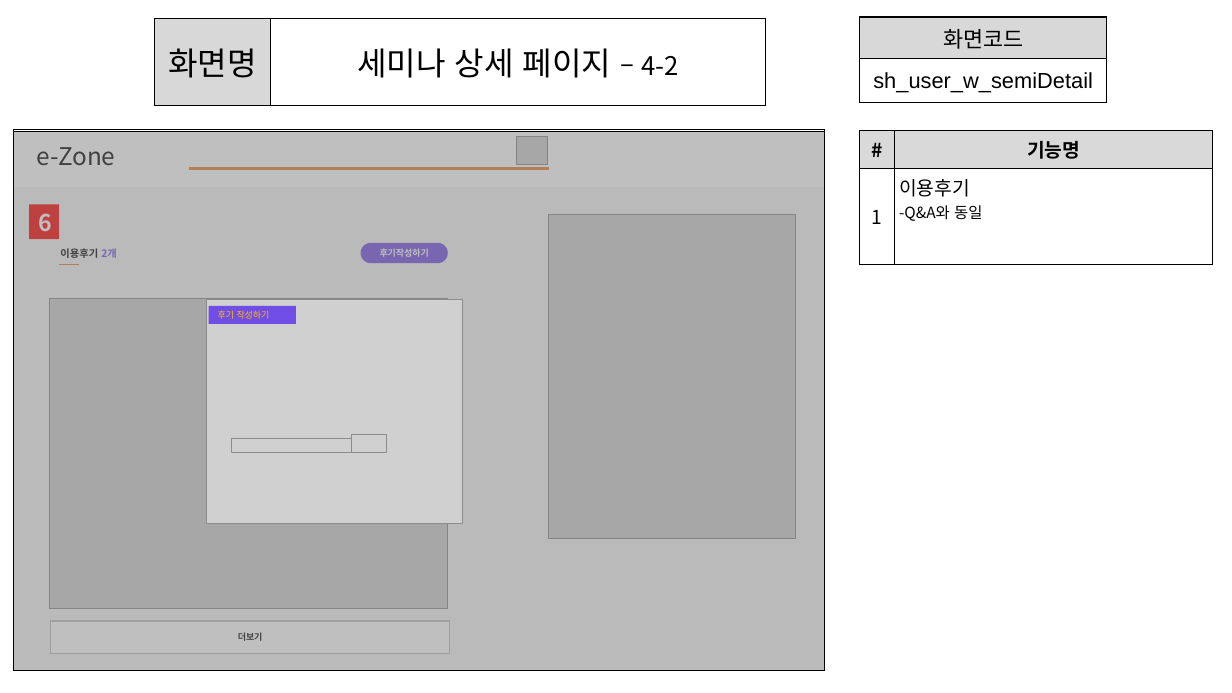
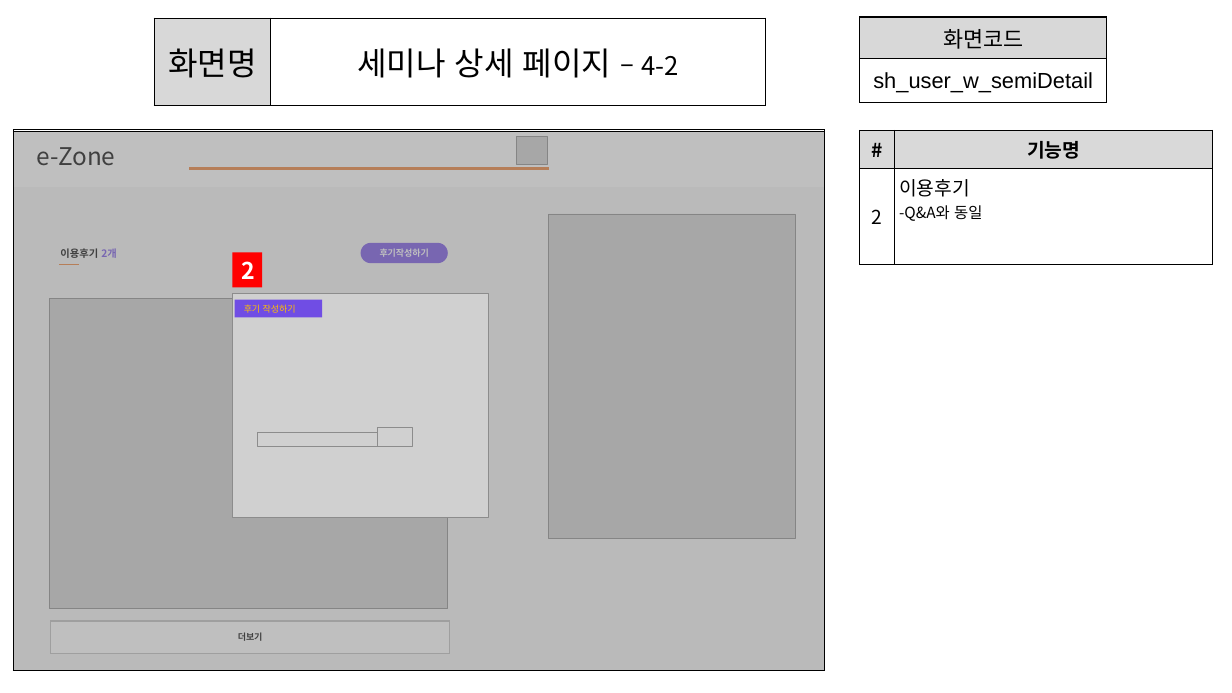
Before and after one commit to ezenteam2/e-Zone, a slide deck: slide 8 of 0 발표용 파워포인트/0403 1차발표/0403 project05 - 파워포인트 - 서희.pptx. Drawn at 1232x693 pixels with LibreOffice and Linux fonts; fonts in the diff are those of the drawing; grey boxes stand for pictures; background and template pictures are left out. Boxes give left, top, right and bottom in pixels: in the first picture for what was removed or moved away, otherwise in the second. Text is boxed around its words. In the diff, an @@ line names an element or a change of style, - is before the commit and + after.

```diff
--- a/0 발표용 파워포인트/0403 1차발표/0403 project05 - 파워포인트 - 서희.pptx
+++ b/0 발표용 파워포인트/0403 1차발표/0403 project05 - 파워포인트 - 서희.pptx
@@ table at (x1=860, y1=130, x2=1213, y2=264) @@
-row 2, column 1: 1
+row 2, column 1: 2
@@ rectangle removed at (x1=30, y1=204, x2=59, y2=239) @@
-6
@@ rectangle added at (x1=232, y1=252, x2=262, y2=287), fill #FF0000, 18 pt, text #FFFFFF, bold @@
+2
@@ 3 pictures, 1 rectangle moved together from (x1=206, y1=299, x2=463, y2=523) to (x1=232, y1=294, x2=489, y2=518) @@
```
Also in this commit, not shown: 28 other slides changed, 1 other file.
